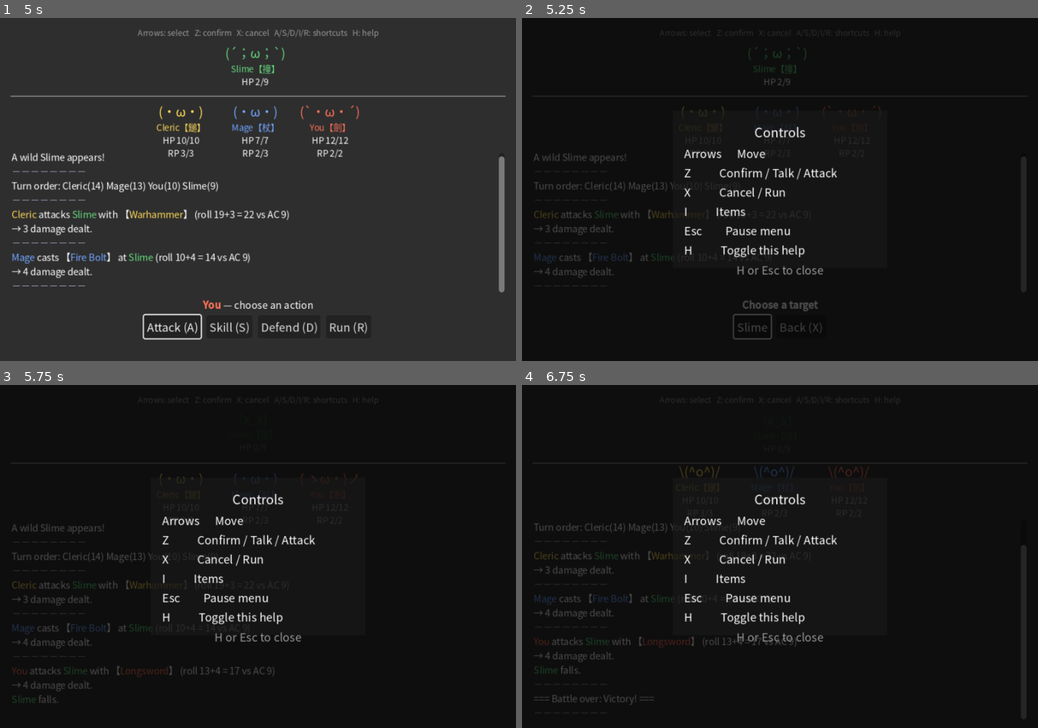
Above: before the commit, frames 1-4 (two rows, left to right).
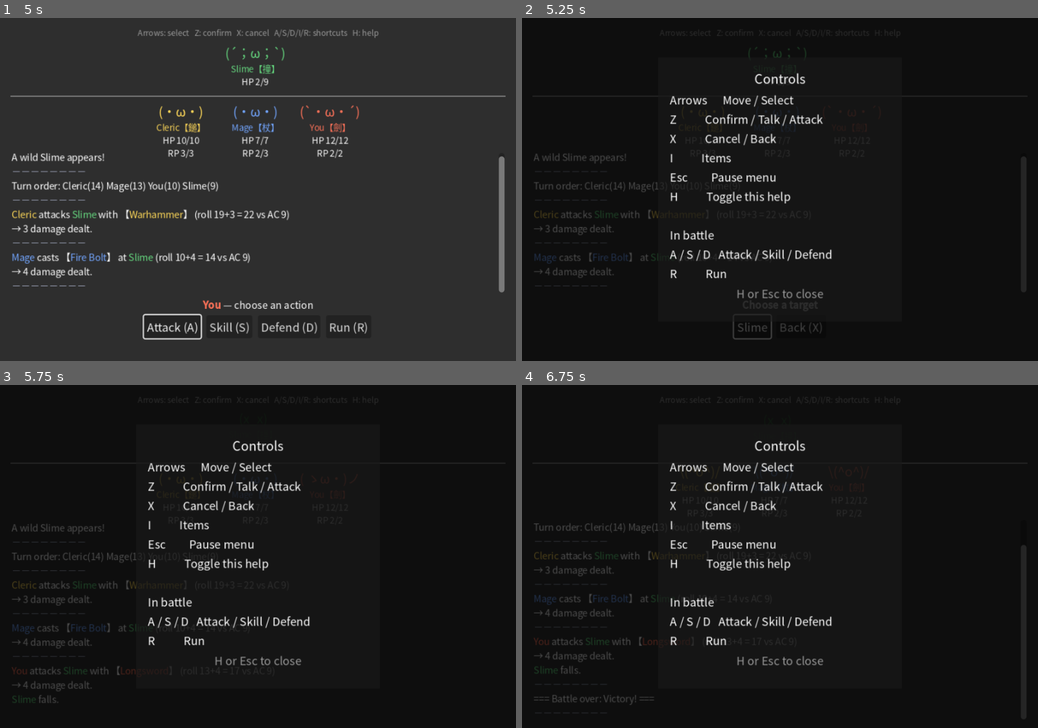
Above: after the commit, the same moments.

Repository: jchans/agent-blank
Game: Godot game, scene res://scenes/Battle.tscn
Same seed, same stepped clock (60 frames per second), same inputs: the game is played once before the commit and once after it. This scene is started directly instead of the project's main scene.
Inputs:
- Up to frame 1 (5 s): click "Attack (A)" at 0.5 s; click "Slime" at 1.25 s; tap Enter (ui_accept) at 2, 2.27, 3.02, 3.5, 4.52 s; hold D 2.03-2.78 s; tap X at 2.1 s; hold S 2.78-3.53 s; tap I at 2.85 s; hold D 3.53-4.28 s; tap R at 3.6 s; hold Up from 4.28 s (still down); tap Z at 4.35 s
- Up to frame 2 (5.25 s): release Up at 5.03 s; hold A from 5.03 s (still down); tap H at 5.1 s
- Up to frame 3 (5.75 s): keep holding A; tap Enter (ui_accept) at 5.27 s
- Up to frame 4 (6.75 s): tap Enter (ui_accept) at 5.75, 6.02, 6.5 s; tap X at 5.85 s; release A at 6.53 s; hold S from 6.53 s (still down); tap I at 6.6 s

Frame 1 is identical in both runs. In frame 2, 3.7% of the frame differs, in the area x 26-62%, y 15-86%; in frame 3, 3.7%; in frame 4, 3.7%.

Commit message:
Complete the help page and fix input leaking through it
Added the missing battle-only shortcuts (A/S/D/R) to help.body (both
locales) and corrected a stale line: X was still described as
"Cancel / Run" from before R existed as its own key, now "Cancel /
Back" matching its real current role.

Found a real bug while auditing this: action_menu.gd and
dialogue_box.gd were the only two _unhandled_input handlers in the
project missing the Controls.is_help_open guard every other one
already has, so opening the help overlay (H works globally) mid-battle
or mid-dialogue left the underlying screen's input still fully live.
Added the same one-line guard both places.

HelpOverlay.tscn's Box panel needed enlarging twice — the first resize
looked fine in a screenshot, but computing the panel's actual on-screen
rect and sampling pixel colors at that exact boundary showed the last
line rendering past it. Godot Controls don't clip overflow, so nothing
was visibly broken, just floating outside the intended box.

Verified headless clean, two temporary GODOT_TEST_HELP_GATING hooks
(removed before this commit) confirming both new guards directly, and
a WSLg screenshot plus the pixel-boundary check confirming the resized
panel actually contains its content this time.

Co-Authored-By: Claude Sonnet 5 <noreply@anthropic.com>
Claude-Session: https://claude.ai/code/session_01CEEXZtFjXDgQccTLvbj7PW

Diff:
--- a/data/locales/en.json
+++ b/data/locales/en.json
@@ -1,7 +1,7 @@
 {
   "strings": {
     "help.title": "Controls",
-    "help.body": "Arrows      Move\nZ           Confirm / Talk / Attack\nX           Cancel / Run\nI           Items\nEsc         Pause menu\nH           Toggle this help",
+    "help.body": "Arrows      Move / Select\nZ           Confirm / Talk / Attack\nX           Cancel / Back\nI           Items\nEsc         Pause menu\nH           Toggle this help\n\nIn battle\nA / S / D   Attack / Skill / Defend\nR           Run",
     "help.close_hint": "H or Esc to close",
     "dialogue.continue": "▼ Press Z",
     "pause.title": "Paused",
--- a/data/locales/zh.json
+++ b/data/locales/zh.json
@@ -1,7 +1,7 @@
 {
   "strings": {
     "help.title": "操作說明",
-    "help.body": "方向鍵       移動\nZ            確認／對話／攻擊\nX            取消／逃跑\nI            物品\nEsc          暫停選單\nH            切換說明視窗",
+    "help.body": "方向鍵       移動／選擇\nZ            確認／對話／攻擊\nX            取消／返回\nI            物品\nEsc          暫停選單\nH            切換說明視窗\n\n戰鬥中\nA／S／D      攻擊／技能／防禦\nR            逃跑",
     "help.close_hint": "按 H 或 Esc 關閉",
     "dialogue.continue": "▼ 按 Z 繼續",
     "pause.title": "暫停",
--- a/scenes/HelpOverlay.tscn
+++ b/scenes/HelpOverlay.tscn
@@ -19,10 +19,10 @@
 anchor_top = 0.5
 anchor_right = 0.5
 anchor_bottom = 0.5
-offset_left = -150.0
-offset_top = -110.0
-offset_right = 150.0
-offset_bottom = 110.0
+offset_left = -170.0
+offset_top = -185.0
+offset_right = 170.0
+offset_bottom = 185.0
 
 [node name="MarginContainer" type="MarginContainer" parent="Panel/Box"]
 layout_mode = 1
@@ -44,11 +44,16 @@
 
 [node name="BodyLabel" type="Label" parent="Panel/Box/MarginContainer/VBoxContainer"]
 layout_mode = 2
-text = "Arrows      Move
+text = "Arrows      Move / Select
 Z           Confirm / Talk / Attack
-X           Cancel / Run
+X           Cancel / Back
+I           Items
 Esc         Pause menu
-H           Toggle this help"
+H           Toggle this help
+
+In battle
+A / S / D   Attack / Skill / Defend
+R           Run"
 
 [node name="CloseLabel" type="Label" parent="Panel/Box/MarginContainer/VBoxContainer"]
 layout_mode = 2
--- a/scripts/action_menu.gd
+++ b/scripts/action_menu.gd
@@ -30,7 +30,7 @@
 	visible = false
 
 func _unhandled_input(event: InputEvent) -> void:
-	if not visible or not (event is InputEventKey) or not event.pressed or event.echo:
+	if not visible or Controls.is_help_open or not (event is InputEventKey) or not event.pressed or event.echo:
 		return
 	match event.keycode:
 		KEY_X:
--- a/scripts/dialogue_box.gd
+++ b/scripts/dialogue_box.gd
@@ -112,7 +112,7 @@
 
 
 func _unhandled_input(event: InputEvent) -> void:
-	if not visible or _current_choices.size() > 0:
+	if not visible or _current_choices.size() > 0 or Controls.is_help_open:
 		return
 	if event is InputEventKey and event.pressed and not event.echo:
 		if event.keycode == KEY_Z:
Not shown, changed: PROGRESS.md
